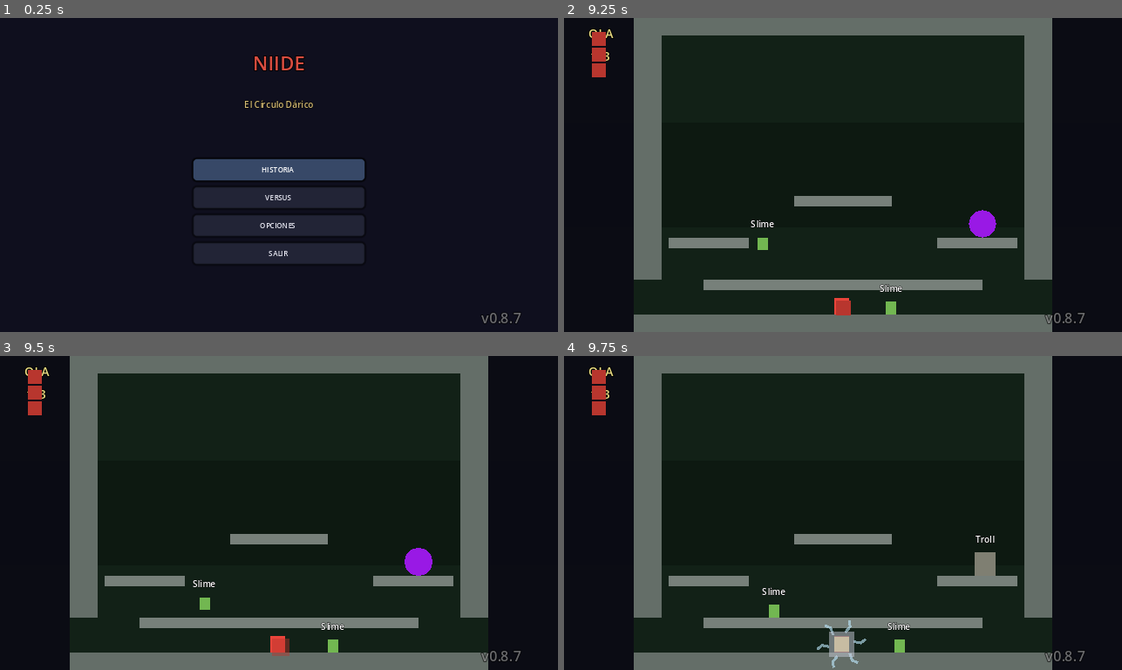
Above: before the commit, frames 1-4 (two rows, left to right).
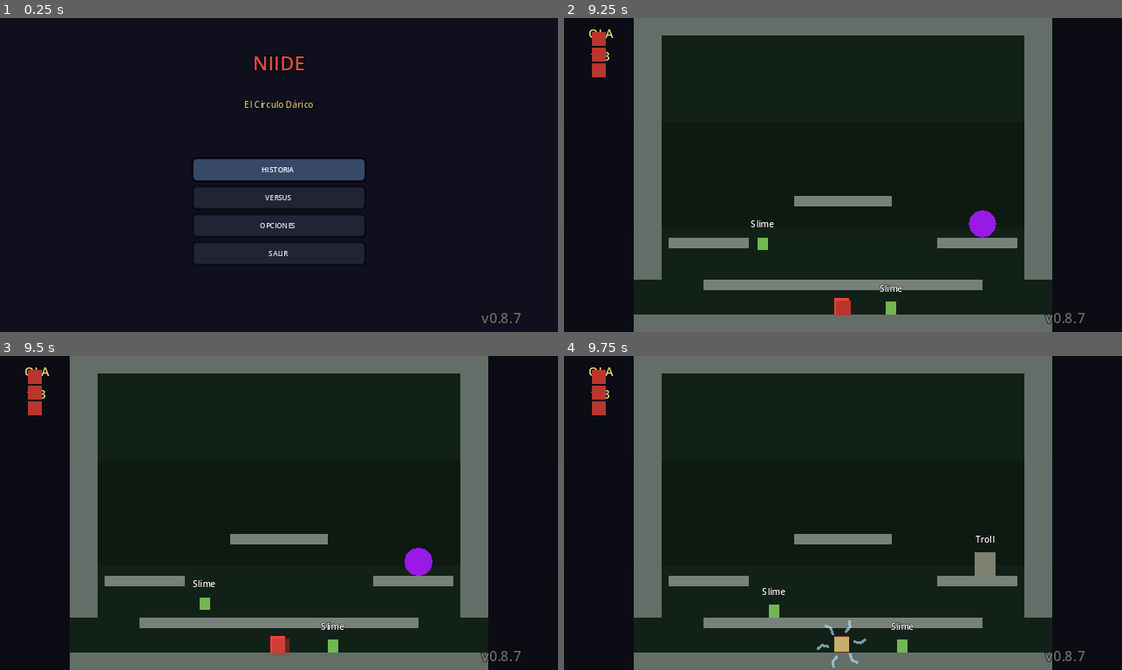
Above: after the commit, the same moments.

Repository: ArtvsMagnvs/MyTowerFall
Game: Godot game, scene res://scenes/ui/MainMenu.tscn
The game is run twice, just before and just after one commit, with the same random seed, the same clock (stepped at 60 frames per second) and the same inputs.
Inputs (mouse positions are in pixels of both pictures, inside the frame that each line leads up to):
- Up to frame 1 (0.25 s): no input
- Up to frame 2 (9.25 s): click "HISTORIA" at 0.5 s; tap Enter at 1.25, 3.5, 3.6, 8.1 s; move the mouse to (965, 159) at 1.27 s; hold D (p1_right) 1.28-2.78 s; tap Shift (p1_dash) at 1.35, 5.85 s; click (965, 159) at 1.42 s; tap Space at 1.52, 2.27, 2.75, 3.77, 4.52, 5, 5.27, 6.77, 7.52, 8.27 s; move the mouse to (731, 190) at 2.02 s; tap Q at 2.1, 6.6 s; move the mouse to (898, 105) at 2.77 s; hold A (p1_left) 2.78-3.53 s; tap E at 2.85, 7.35 s; move the mouse to (815, 237) at 3.52 s; hold D (p1_right) 3.53-5.03 s; click (815, 237) at 3.67 s; move the mouse to (1010, 222) at 4.27 s; tap K at 4.35, 8.85 s; move the mouse to (675, 127) at 5.02 s; hold A (p1_left) 5.03-5.78 s; tap L at 5.1 s; move the mouse to (870, 175) at 5.77 s; hold D (p1_right) 5.78-6.53 s; click (870, 175) at 5.92 s; move the mouse to (759, 96) at 6.52 s; hold A (p1_left) 6.53-8.03 s; move the mouse to (965, 159) at 7.27 s; move the mouse to (731, 190) at 8.02 s; hold D (p1_right) from 8.03 s (still down); click (731, 190) at 8.17 s; move the mouse to (898, 105) at 8.77 s
- Up to frame 3 (9.5 s): keep holding D (p1_right)
- Up to frame 4 (9.75 s): keep holding D (p1_right); move the mouse to (815, 575) at 9.52 s; tap L at 9.6 s

Frames 1-3 are identical in both runs. In frame 4, 0.5% of the frame differs, in the area x 47-63%, y 84-96%.
Error after the commit: Invalid call. Nonexistent function 'respawn_with_visual_state' in base 'CharacterBody2D (WarriorPlayer)'. (res://scripts/ui/StoryMatch.gd:199)

Commit message:
Revert "v0.8.7.4.1: fix crash en respawn + split AMMO_INITIAL vs AMMO_START"
This reverts commit c74a15fe9471d9a49b4825b63bb8b3d4eaa4b1ae.

Diff:
--- a/project.godot
+++ b/project.godot
@@ -11,7 +11,7 @@
 run/main_scene="res://scenes/ui/MainMenu.tscn"
 config/features=PackedStringArray("4.3", "GL Compatibility")
 config/icon="res://icon.svg"
-config/version="0.8.7.4.1"
+config/version="0.8.7.4"
 
 [autoload]
 
--- a/scripts/characters/PlayerBase.gd
+++ b/scripts/characters/PlayerBase.gd
@@ -42,12 +42,9 @@
 var frozen := false
 
 # Munición universal de proyectiles
-# V0.8.7.4.1: split — AMMO_INITIAL = 3 al spawnear por primera vez (o al inicio de cada
-# ronda en Versus); AMMO_START = 1 al revivir tras morir+gema de vida.
+var ammo: int = 1   # V0.8.7.4: default 3 → 1 (consistente con AMMO_START)
 const AMMO_MAX := 5
-const AMMO_INITIAL := 3   # al spawnear / al inicio de cada ronda
-const AMMO_START := 1     # al revivir tras muerte (gema de vida)
-var ammo: int = AMMO_INITIAL   # default = 3 al instanciar el personaje
+const AMMO_START := 1   # V0.8.7.4: 3 → 1 (al revivir se obtiene solo 1 flecha)
 
 # Vidas (modo Versus) — V0.2 punto 11
 var lives := 4
@@ -98,10 +95,7 @@
 	add_to_group("debuggable")
 	body_size *= ENTITY_SCALE
 	stats = _load_stats()
-	# V0.8.7.4.1: ammo inicial = AMMO_INITIAL (3) — el default de la var ya es 3, pero lo
-	# reaffirmamos aquí por claridad. Si el spawner quiere otro valor (ej. VersusMatch
-	# inicio de ronda), puede pasar override a respawn() o setear ammo directamente.
-	ammo = AMMO_INITIAL
+	ammo = AMMO_START
 	collision_layer = L_PLAYER_BODY | L_STOMP_BODY   # stompable (V0.5.1)
 	# V0.8.2 B-1: el jugador colisiona con otros jugadores y con los monstruos SÓLIDOS
 	# (Slime/Troll/Murciélago). El Espectro no lleva L_MONSTER_SOLID → es atravesable.
@@ -723,14 +717,12 @@
 ## Reaparición con invulnerabilidad/parpadeo y onda expansiva (V0.2 punto 11).
 ## V0.8.7.4: aplica un efecto "flotando" durante la onda expansiva (sutil Y offset + brillo)
 ## como placeholder de la animación única que llegará con el pixel art.
-## V0.8.7.4.1: ammo_override opcional — al inicio de ronda/spawn inicial se pasa
-## AMMO_INITIAL (3); al revivir tras muerte se usa el default AMMO_START (1).
-func respawn(at: Vector2, ammo_override: int = AMMO_START) -> void:
+func respawn(at: Vector2) -> void:
 	global_position = at
 	is_dead = false
 	is_attacking = false
 	velocity = Vector2.ZERO
-	ammo = ammo_override
+	ammo = AMMO_START
 	state = State.IDLE
 	_last_wall_jumped = WallSide.NONE
 	_wall_hang_used = false
--- a/scripts/ui/StoryMatch.gd
+++ b/scripts/ui/StoryMatch.gd
@@ -194,9 +194,9 @@
 		ball.queue_free()
 		if is_instance_valid(aura): aura.queue_free()
 		_play_mini_charge(target)
-		# V0.8.7.4 fix: respawn() estándar — _play_floating_vfx() ya está incluido.
-		if is_instance_valid(player):
-			player.respawn(target))
+		# Paso 4: respawn del jugador en target. Pasa el corpse (si existe) a la onda
+		# para que PlayerBase pueda aplicar la animación "flotando mientras ocurre la onda".
+		player.respawn_with_visual_state(target, corpse_node if is_instance_valid(corpse_node) else null))
 
 ## V0.8.7.4: mini-carga con rayos eléctricos decorativos (0.5s) en `target`.
 ## Dos elementos visuales: anillo de rayos zigzagueantes que rota + pulso circular.
--- a/scripts/ui/VersusMatch.gd
+++ b/scripts/ui/VersusMatch.gd
@@ -42,11 +42,8 @@
 	var spawns := _level.player_spawns()
 	_p1.lives = PlayerBase.LIVES_MAX
 	_p2.lives = PlayerBase.LIVES_MAX
-	# V0.8.7.4.1: al inicio de cada ronda ambos jugadores arrancan con AMMO_INITIAL (3).
-	# Si mueren durante la ronda y se reviven con gema, obtienen solo AMMO_START (1)
-	# vía _respawn_player → player.respawn() sin override.
-	_p1.respawn(spawns[0], PlayerBase.AMMO_INITIAL)
-	_p2.respawn(spawns[1 % spawns.size()], PlayerBase.AMMO_INITIAL)
+	_p1.respawn(spawns[0])
+	_p2.respawn(spawns[1 % spawns.size()])
 	_hud.set_versus(GameManager.p1_wins, GameManager.p2_wins, GameManager.rounds_to_win)
 	_update_lives_hud()
 	_hud.show_banner("¡LISTOS!", 1.0)
--- a/tests/V087Test.gd
+++ /dev/null
@@ -1,70 +0,0 @@
-extends Node
-## V087Test — Verifica la separación AMMO_INITIAL (3 al spawnear) vs AMMO_START (1 al
-## revivir tras muerte+gema). Caso de regresión V0.8.7.4.1: ambos bugs surgieron al
-## confundir "inicio de partida" con "respawn tras muerte".
-
-var _lvl: LevelBase
-
-func _ready() -> void:
-	await _run()
-
-func _run() -> void:
-	_lvl = (load("res://scenes/levels/Level_01_Forest.tscn") as PackedScene).instantiate() as LevelBase
-	add_child(_lvl)
-	await get_tree().physics_frame
-
-	var ok_initial := await _initial_spawn_has_three_arrows()
-	var ok_respawn := await _respawn_after_death_gives_one_arrow()
-	var ok_explicit_initial := await _respawn_with_initial_ammo_override()
-
-	print("=== V087 TEST RESULT ===")
-	print("initial_spawn_has_three_arrows: ", "PASS" if ok_initial else "FAIL")
-	print("respawn_after_death_gives_one_arrow: ", "PASS" if ok_respawn else "FAIL")
-	print("respawn_with_initial_override_works: ", "PASS" if ok_explicit_initial else "FAIL")
-	print("=========================")
-	get_tree().quit(0 if (ok_initial and ok_respawn and ok_explicit_initial) else 1)
-
-## Al instanciar un PlayerBase sin llamar a respawn() (caso StoryMatch: el player se
-## coloca en posición manualmente), ammo debe ser AMMO_INITIAL = 3.
-func _initial_spawn_has_three_arrows() -> bool:
-	var pa := (load("res://scenes/characters/Archer.tscn") as PackedScene).instantiate() as PlayerBase
-	pa.player_id = 1
-	_lvl.add_child(pa)
-	await get_tree().physics_frame
-	pa.global_position = Vector2(100, 100)
-	await get_tree().physics_frame
-	var ok := pa.ammo == PlayerBase.AMMO_INITIAL and PlayerBase.AMMO_INITIAL == 3
-	if is_instance_valid(pa): pa.queue_free()
-	await get_tree().physics_frame
-	return ok
-
-## Llamar a respawn() sin override → debe poner ammo = AMMO_START = 1
-## (esto simula el caso "el jugador murió y la gema lo revive").
-func _respawn_after_death_gives_one_arrow() -> bool:
-	var pa := (load("res://scenes/characters/Archer.tscn") as PackedScene).instantiate() as PlayerBase
-	pa.player_id = 1
-	_lvl.add_child(pa)
-	await get_tree().physics_frame
-	# Gastamos toda la munición manualmente para asegurarnos de que respawn() la repone.
-	pa.ammo = 0
-	pa.respawn(Vector2(100, 100))   # sin override → AMMO_START = 1
-	await get_tree().physics_frame
-	var ok := pa.ammo == PlayerBase.AMMO_START and PlayerBase.AMMO_START == 1
-	if is_instance_valid(pa): pa.queue_free()
-	await get_tree().physics_frame
-	return ok
-
-## Llamar a respawn(at, AMMO_INITIAL) → debe poner ammo = 3 (caso VersusMatch al
-## inicio de cada ronda).
-func _respawn_with_initial_ammo_override() -> bool:
-	var pa := (load("res://scenes/characters/Archer.tscn") as PackedScene).instantiate() as PlayerBase
-	pa.player_id = 1
-	_lvl.add_child(pa)
-	await get_tree().physics_frame
-	pa.ammo = 0
-	pa.respawn(Vector2(100, 100), PlayerBase.AMMO_INITIAL)
-	await get_tree().physics_frame
-	var ok := pa.ammo == PlayerBase.AMMO_INITIAL and pa.ammo == 3
-	if is_instance_valid(pa): pa.queue_free()
-	await get_tree().physics_frame
-	return ok
--- a/tests/V087Test.tscn
+++ /dev/null
@@ -1,6 +0,0 @@
-[gd_scene load_steps=2 format=3]
-
-[ext_resource type="Script" path="res://tests/V087Test.gd" id="1"]
-
-[node name="V087Test" type="Node"]
-script = ExtResource("1")
Not shown, changed: CLAUDE.md
Not shown, changed: docs/BUGS.md
Not shown, changed: docs/CHANGELOG.md
